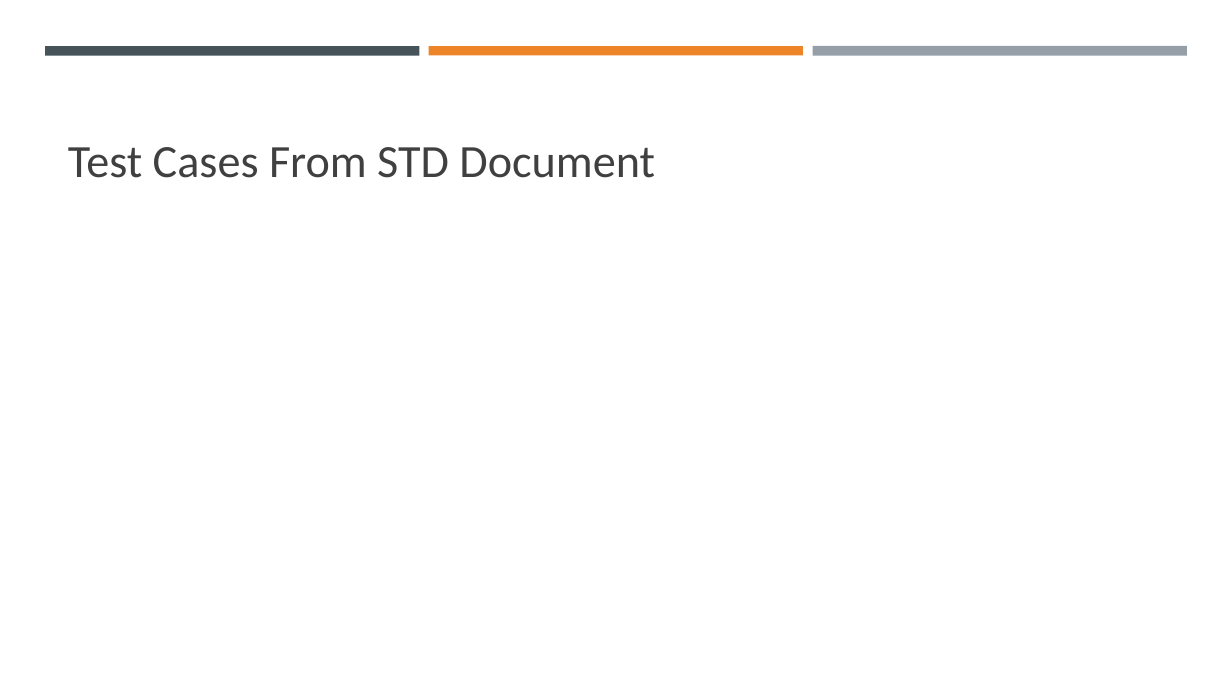
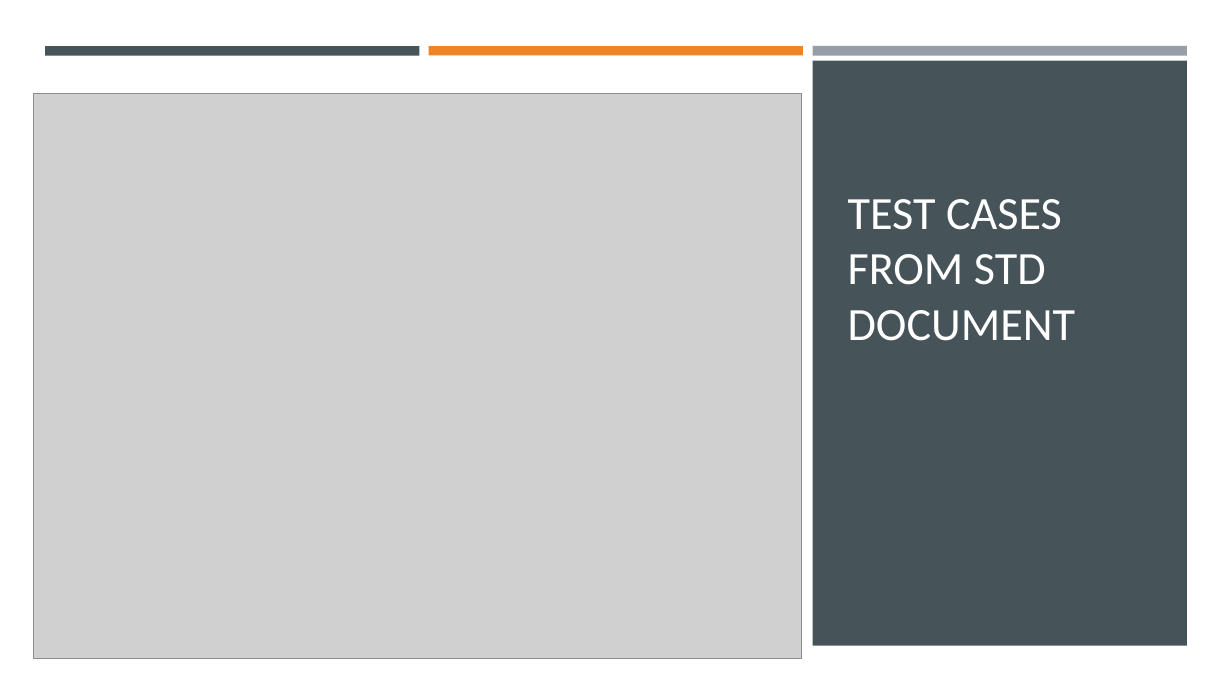
Before and after one commit to MajdHassoun/Automation_bootcamp, a slide deck: slide 5 of Final Project Part1/Automation Project Part 1 presentation.pptx. Drawn at 1232x693 pixels with LibreOffice and Linux fonts; fonts in the diff are those of the drawing; grey boxes stand for pictures. Boxes give left, top, right and bottom in pixels: in the first picture for what was removed or moved away, otherwise in the second. Text is boxed around its words. In the diff, an @@ line names an element or a change of style, - is before the commit and + after.

```diff
--- a/Final Project Part1/Automation Project Part 1 presentation.pptx
+++ b/Final Project Part1/Automation Project Part 1 presentation.pptx
@@ rectangle added at (0,0,1232,693), fill #FFFFFF @@
@@ rectangle added at (812,61,1187,646), fill #465359 @@
@@ picture added at (33,93,801,659) @@
@@ title at (848,199,1076,341): text changed; text colour #404040 to #FFFFFF @@
-Test Cases From STD Document
+TEST CASES FROM STD DOCUMENT
```
Also in this commit, not shown: 5 slides added, 15 other files.
